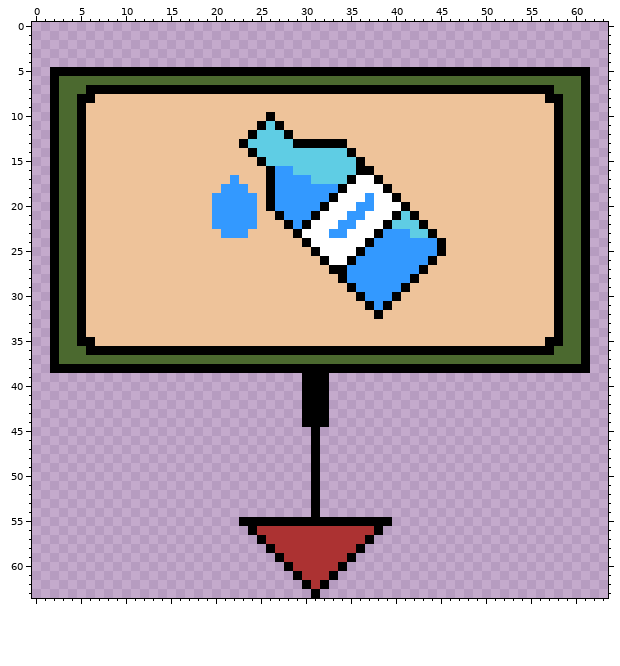
Pixel-art file -- Restaurador-Florestal-GODOT/Assets/Sprites/SignSprite.aseprite. The first picture shows the starting point.
64x64 pixels, 1 frame.
After the commit:
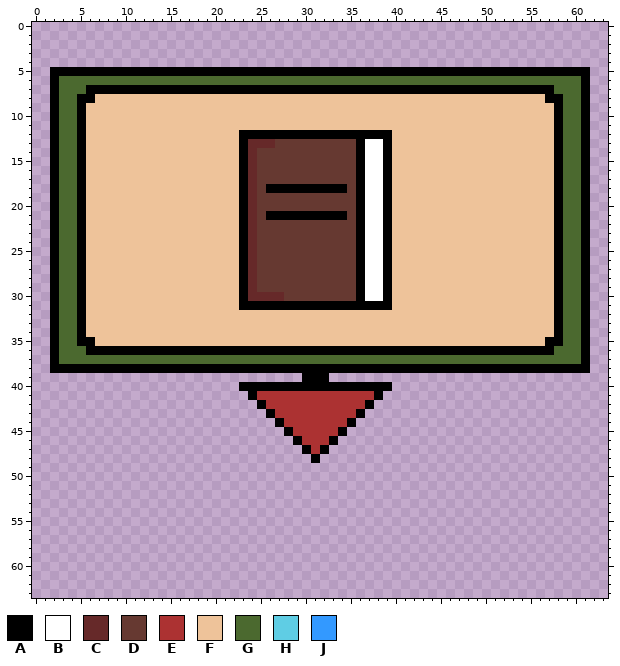
Palette (. is transparent): A #000000  B #ffffff  C #662929  D #663931  E #ac3232  F #eec39a  G #4b692f  H #5fcde4  J #3399ff
Difference:
Changed rows in their new state; - is an unchanged pixel.
Layers "Layer 2", "Layer 1":
first column x 20:
10 ------F-------------------
11 -----FFF------------------
12 ---A-AAA-AAAAAAAAAAA------
13 ----CCCDDDDDDDDDABBA------
14 ---ACDDDDDDDDDDDABBA------
15 ---ACDDDDDDDDDDD-BBA------
16 ---ACDDDDDDDDDDD-BBA------
17 --FACDDDDDDDDDDDA-BA------
18 -FFACD-AAAAAAA-DA---------
19 FFFACDDDDDDDDDDDAB-AF-----
20 FFFACDDDDDDDDDDDAB-AFF----
21 FFFACDA-AAA-AAADA--AFFF---
22 FFFACDDDDDDDDDDDA---FFFF--
23 -FFACDDDDDDDDDDDA-BAFFFFF-
24 ---ACDDDDDDDDDDDABBAFFFFFF
25 ---ACDDDDDDDDDDD-BBAFFFFFF
26 ---ACDDDDDDDDDDDABBAFFFFF-
27 ---ACDDDDDDDDDDDABBAFFFF--
28 ---ACDDDDDDDDDDDABBAFFF---
29 ---ACDDDDDDDDDDDABBAFF----
30 ---ACCCCDDDDDDDD-BBAF-----
31 ---AAAAAAAAAAAAAA-A-------
32 ------------------F-------
first column x 23:
40 AAAAAAA---AAAAAAA
41 -AEEEEEEEEEEEEEA-
42 --AEEEEEEEEEEEA--
43 ---AEEEEEEEEEA---
44 ----AEEEEEEEA----
45 -----AEEEEEA-----
46 ------AEEEA------
47 -------AEA-------
49 --------.--------
50 --------.--------
51 --------.--------
52 --------.--------
53 --------.--------
54 --------.--------
55 .................
56 -...............-
57 --.............--
58 ---...........---
59 ----.........----
60 -----.......-----
61 ------.....------
62 -------...-------
63 --------.--------
